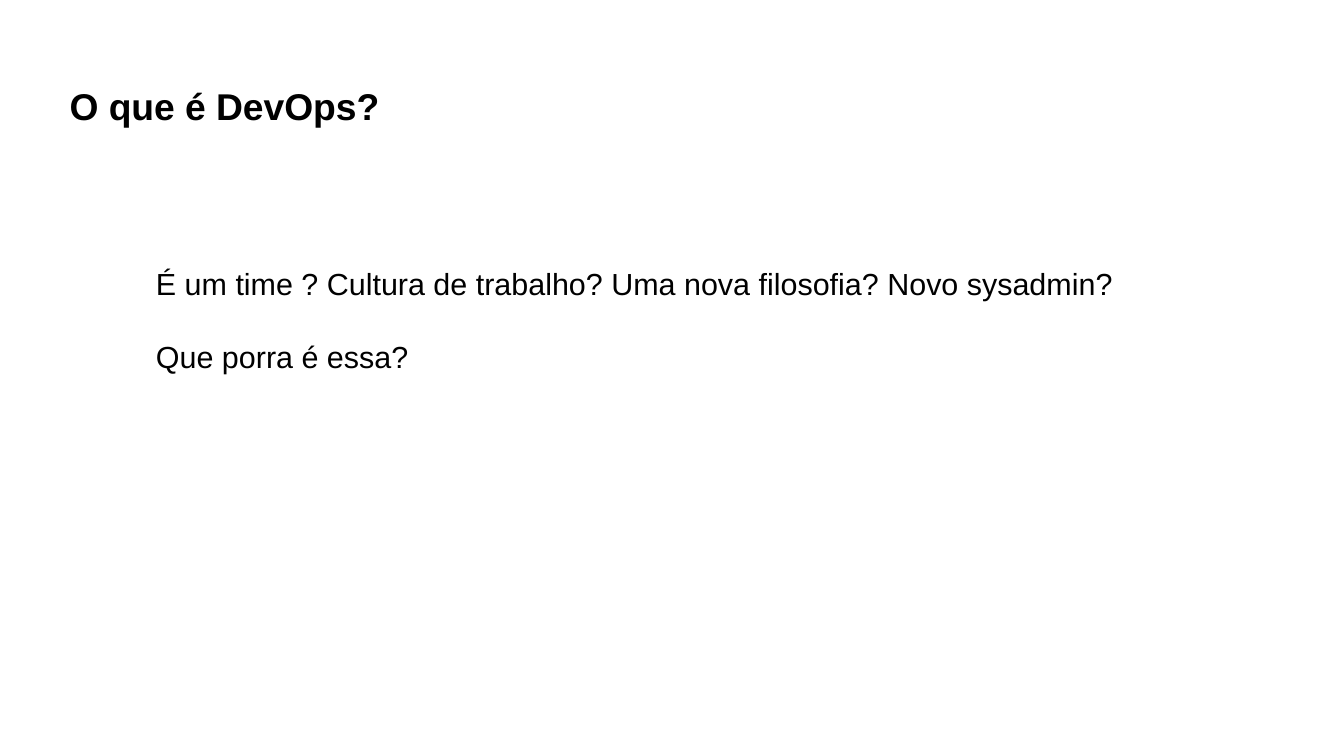
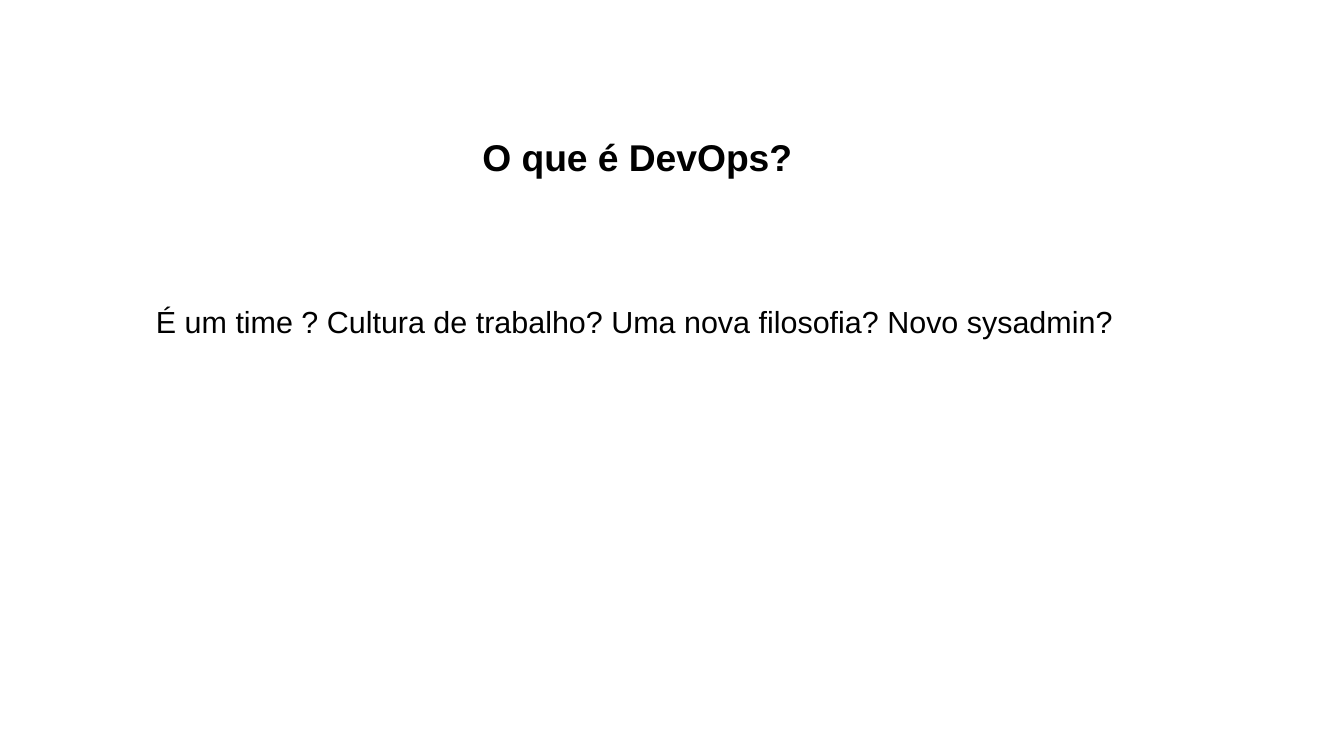
Before and after one commit to ramonesc3po/workshop-devops, a slide deck: slide 1 of workshop_devops.odp. Drawn at 1344x756 pixels with LibreOffice and Linux fonts; fonts in the diff are those of the drawing. Boxes give left, top, right and bottom in pixels: in the first picture for what was removed or moved away, otherwise in the second. Text is boxed around its words. In the diff, an @@ line names an element or a change of style, - is before the commit and + after.

```diff
--- a/workshop_devops.odp
+++ b/workshop_devops.odp
@@ text "O que é DevOps?": place and size @@
-text "O que é DevOps?" at bbox=[70, 92, 379, 127]
+text "O que é DevOps?" at bbox=[482, 143, 792, 179]
@@ text "É um time ? Cultura ...": place and size @@
-text "É um time ? Cultura ..." at bbox=[156, 271, 1113, 374]
+text "É um time ? Cultura ..." at bbox=[156, 309, 1113, 339]
@@ text at bbox=[156, 345, 408, 374]: paragraph removed @@
-Que porra é essa?
```
Also in this commit, not shown: 5 other slides changed, 11 slides added, 4 slides removed.
